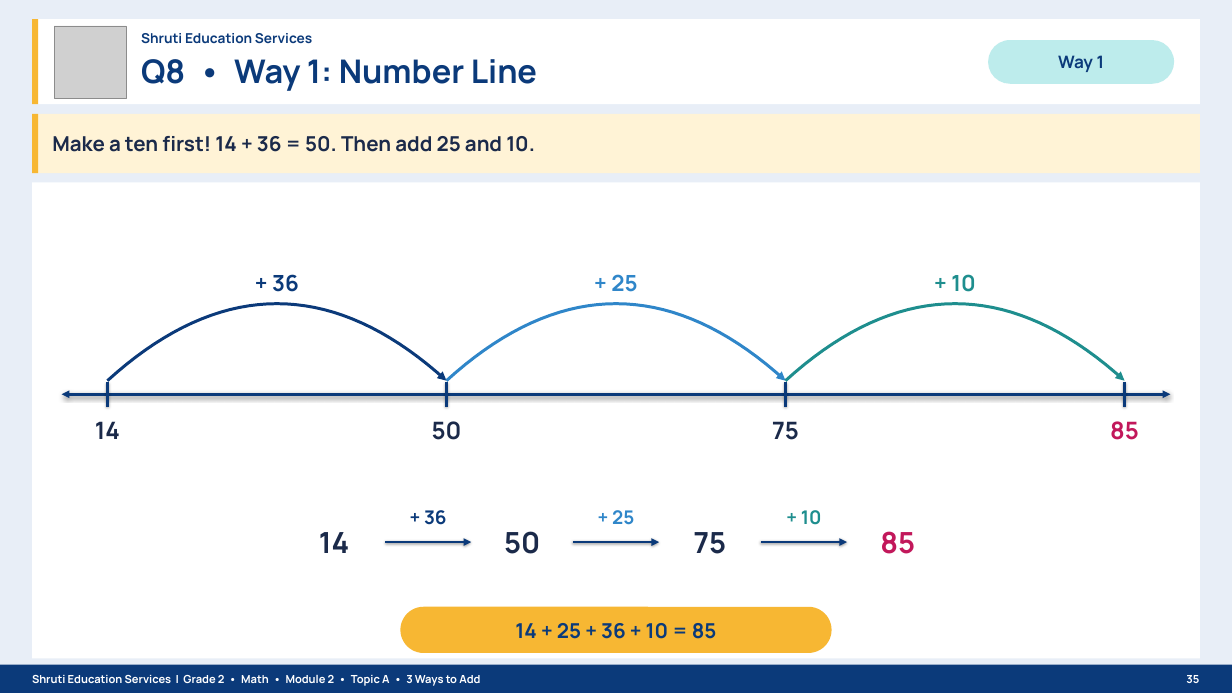
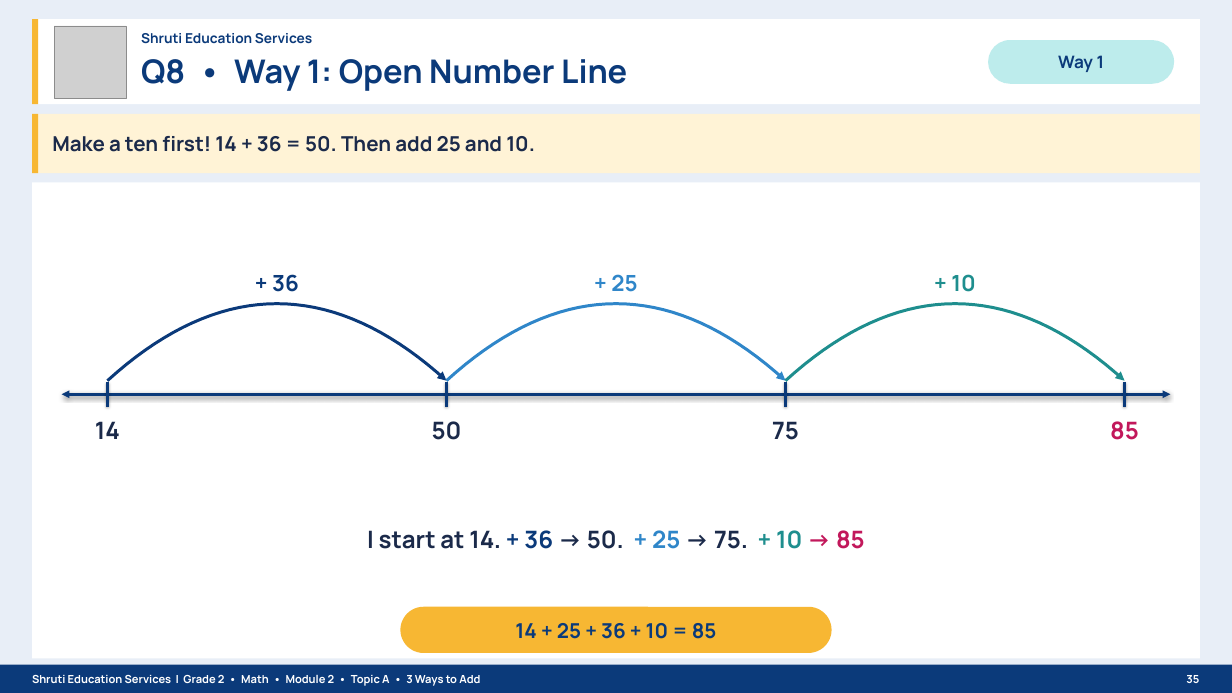
Before and after one commit to naazshru/project-duplication, a slide deck: slide 35 of Grade2_EM2_M2_TopicA_Lessons1-4_3_Ways_to_Add_Shruti_Education_Services.pptx. Drawn at 1232x693 pixels with LibreOffice and Linux fonts; fonts in the diff are those of the drawing; grey boxes stand for pictures. Boxes give left, top, right and bottom in pixels: in the first picture for what was removed or moved away, otherwise in the second. Text is boxed around its words. In the diff, an @@ line names an element or a change of style, - is before the commit and + after.

```diff
--- a/Grade2_EM2_M2_TopicA_Lessons1-4_3_Ways_to_Add_Shruti_Education_Services.pptx
+++ b/Grade2_EM2_M2_TopicA_Lessons1-4_3_Ways_to_Add_Shruti_Education_Services.pptx
@@ text at [141, 59, 627, 91]: text changed @@
-Q8 • Way 1: Number Line
+Q8 • Way 1: Open Number Line
@@ text at [367, 530, 865, 549]: text changed; size 34 to 28 pt @@
-14
+I start at 14. + 36 → 50. + 25 → 75. + 10 → 85
@@ text removed at [424, 510, 447, 525] @@
-+ 36
@@ text removed at [504, 531, 540, 554] @@
-50
@@ text removed at [612, 510, 634, 525] @@
-+ 25
@@ text removed at [694, 532, 727, 554] @@
-75
@@ text removed at [801, 510, 822, 525] @@
-+ 10
@@ text removed at [880, 531, 915, 554] @@
-85
@@ arrow removed from (385, 542) to (471, 542) @@
@@ arrow removed from (573, 542) to (659, 542) @@
@@ arrow removed from (761, 542) to (847, 542) @@
```
Also in this commit, not shown: 30 other slides changed, 10 slides added, 10 slides removed, 1 other file.
